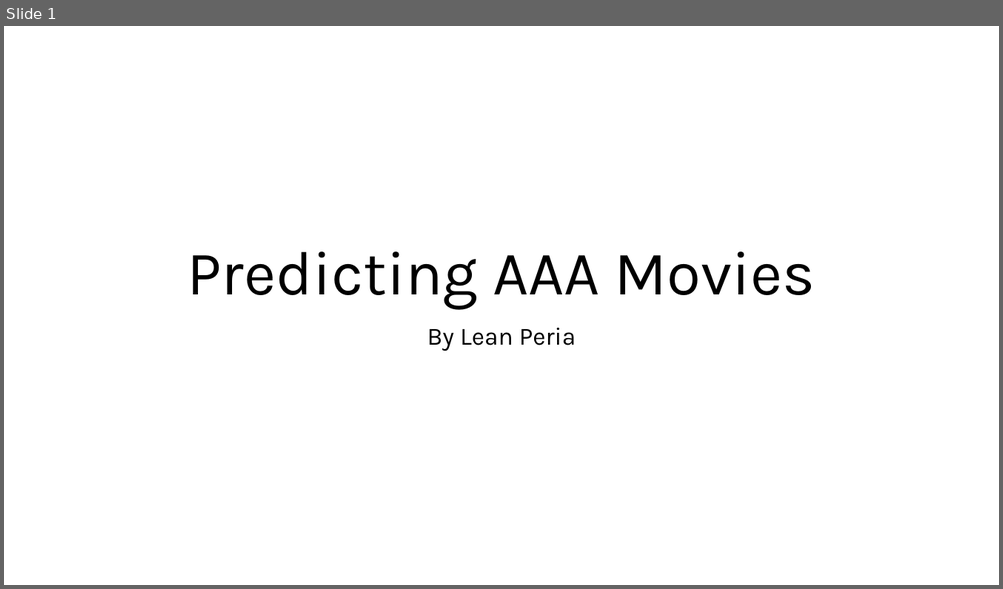
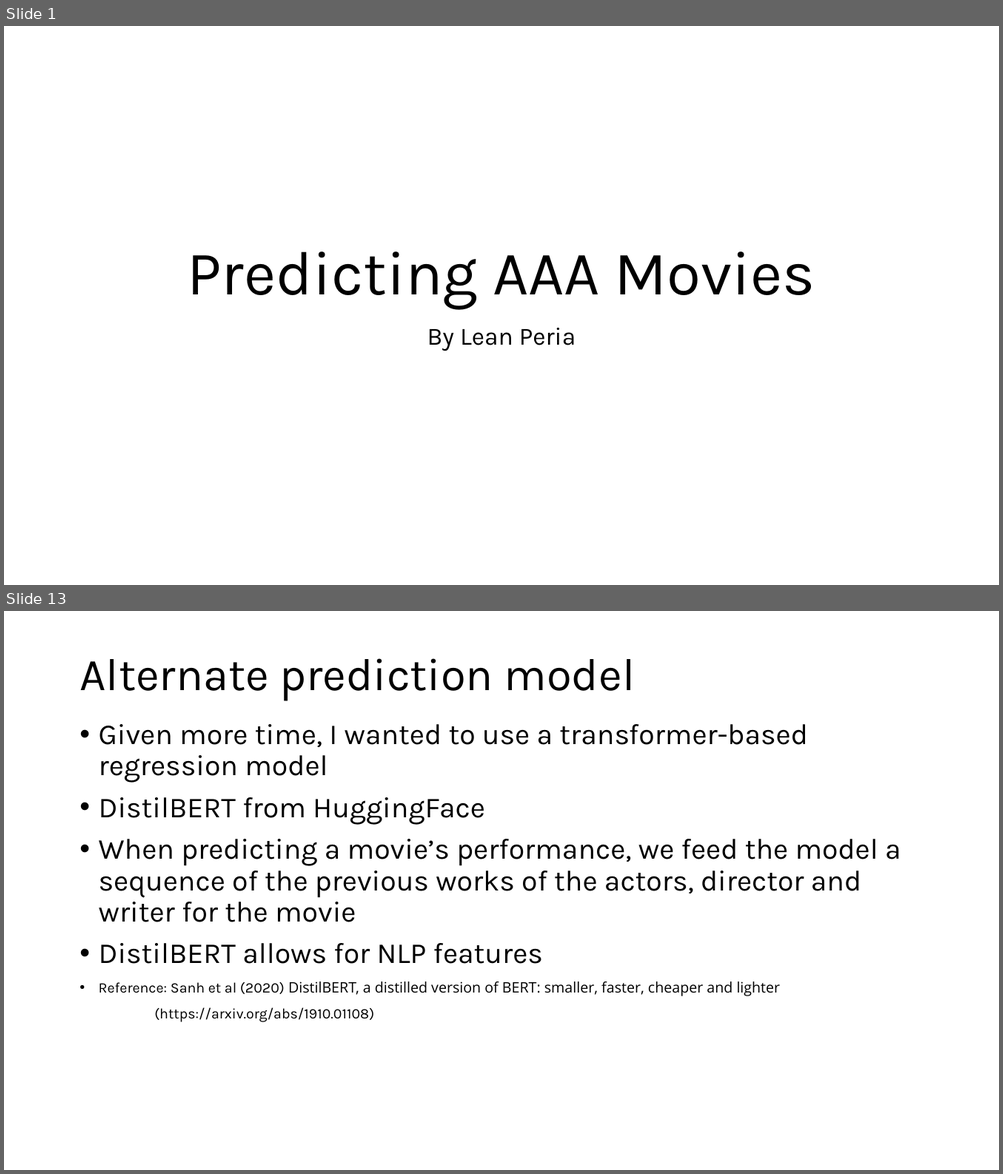
Before and after one commit to leanperia/MoviesRecommendedByLean, a slide deck: Slide Deck - Predicting AAA Movies.pptx. Shown one above the other, each under a label of ours: slide 1 before the commit, slides 1 and 13 after it; the slides between them are not shown. The pictures are 1003x589 and 1003x1174 pixels, drawn with LibreOffice and Linux fonts; fonts in the diff are those of the drawing. Boxes give left, top, right and bottom in pixels: in the first picture for what was removed or moved away, otherwise in the second. Text is boxed around its words. In the diff, an @@ line names an element or a change of style, - is before the commit and + after.

```diff
--- a/Slide Deck - Predicting AAA Movies.pptx
+++ b/Slide Deck - Predicting AAA Movies.pptx
@@ slide 13 added at (4,611,999,1170), background #FFFFFF @@
@@ title added at (79,658,635,701), 44 pt, text #000000 @@
+Alternate prediction model
@@ text added at (99,724,901,1022), 28 pt, text #000000 @@
+• Given more time, I wanted to use a transformer-based regression model
+• DistilBERT from HuggingFace
+• When predicting a movie’s performance, we feed the model a sequence of the previous works of the actors, director and writer for the movie
+• DistilBERT allows for NLP features
+• Reference: Sanh et al (2020) DistilBERT, a distilled version of BERT: smaller, faster, cheaper and lighter
+(https://arxiv.org/abs/1910.01108)
```
Also in this commit, not shown: 12 other slides added, 1 slide removed, 3 other files.
